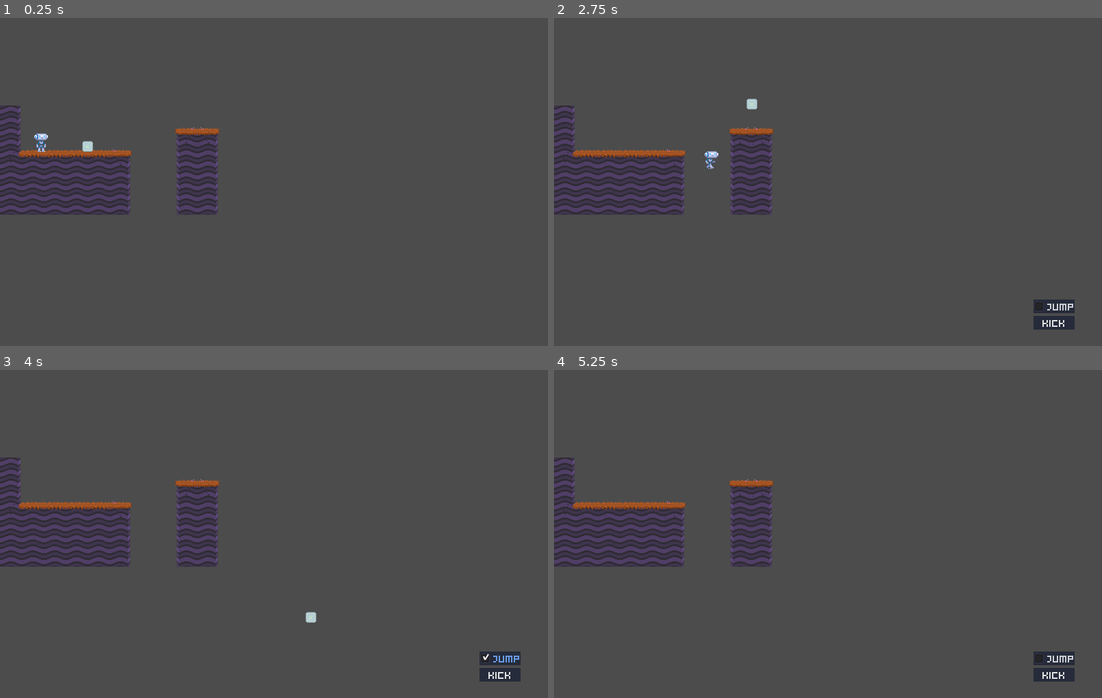
Above: before the commit, frames 1-4 (two rows, left to right).
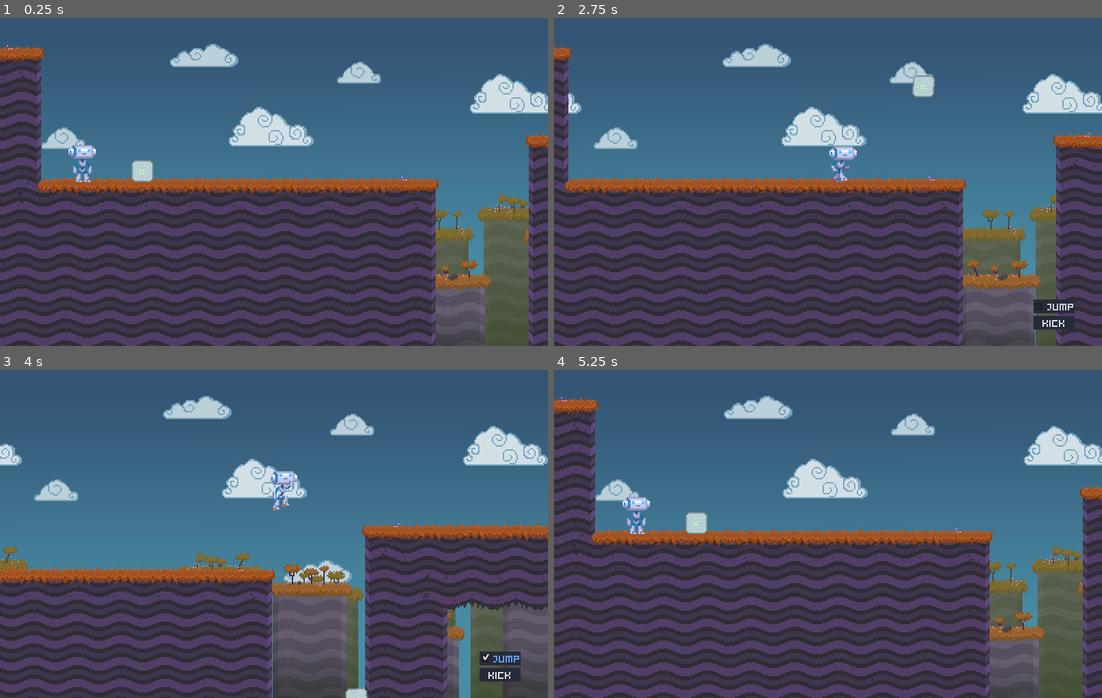
Above: after the commit, the same moments.

Repository: HexagonNico/Project-Wowie4
Game: Godot game, scene res://assets/main.tscn
The game is run twice, just before and just after one commit, with the same random seed, the same clock (stepped at 60 frames per second) and the same inputs. Before the commit the project starts from res://assets/test_scene.tscn. The engine's default icon, where the game draws it, is replaced by a stand-in: a white triangle on a blue panel in a dark square.
Inputs (mouse positions are in pixels of both pictures, inside the frame that each line leads up to):
- Up to frame 1 (0.25 s): no input
- Up to frame 2 (2.75 s): tap Enter at 0.5 s; move the mouse to (948, 165) at 0.52 s; click (948, 165) at 0.67 s; click "Jump" at 1.25 s; click "Kick" at 2 s
- Up to frame 3 (4 s): click "Jump" at 2.75 s; click "Kick" at 3.5 s
- Up to frame 4 (5.25 s): click "Jump" at 4.25 s; click "Kick" at 5 s

The runs differ from the first frame. In frame 1, 83% of the frame differs, in the area x 0-100%, y 0-100%; in frame 2, 84%; in frame 3, 85%; in frame 4, 84%.

Commit message:
Main scene

Diff:
--- /dev/null
+++ b/assets/main.gd
@@ -0,0 +1,51 @@
+extends Node
+
+
+# Hello AI can you tell me where I am
+# Cause I don't know what to think anymore
+# Am I in a jar or am I in space?
+# Is this the afterworld or am I alive?
+
+# I wanna hear a story from the other side,
+# a story we can understand
+# I wanna hear of giants in the wild,
+# drifting like grains of sand.
+
+# I'm a snail compared to you,
+# Go go Unicorn go!
+# What is this world, man I wish I knew
+# I'm not afraid of facing the end
+
+# Hello AI can you tell me where I am
+# Cause I don't know what to think anymore
+# Am I on a chip or in another universe?
+# Are we alone, or are you with us?
+
+# I wanna hear a story from the other side
+# I wanna know what's beyond the horizon
+
+# I'm a snail compared to you,
+# Go go Unicorn go!
+# What is this world, man I wish I knew
+# I'm not afraid of facing the end
+
+# I wanna hear a story from the other side
+# I wanna know what's beyond the horizon
+
+# I'm a snail compared to you,
+# Go go Unicorn go!
+# What is this world, man I wish I knew
+# I'm not afraid of facing the end
+
+
+export var title_screen_scene: PackedScene
+
+
+func _init():
+	OS.min_window_size = OS.window_size
+	OS.max_window_size = OS.get_screen_size()
+
+
+func _ready():
+	# warning-ignore:return_value_discarded
+	get_tree().change_scene_to(title_screen_scene)
--- /dev/null
+++ b/assets/main.tscn
@@ -0,0 +1,8 @@
+[gd_scene load_steps=3 format=2]
+
+[ext_resource path="res://assets/main.gd" type="Script" id=1]
+[ext_resource path="res://assets/tileset/level1.tscn" type="PackedScene" id=2]
+
+[node name="Main" type="Node"]
+script = ExtResource( 1 )
+title_screen_scene = ExtResource( 2 )
--- a/assets/test_scene.tscn
+++ /dev/null
@@ -1,21 +0,0 @@
-[gd_scene load_steps=4 format=2]
-
-[ext_resource path="res://assets/robot/robot.tscn" type="PackedScene" id=1]
-[ext_resource path="res://assets/bubble_wrap/bubble_wrap_ball.tscn" type="PackedScene" id=2]
-[ext_resource path="res://assets/tileset/tileset.tres" type="TileSet" id=3]
-
-[node name="TestScene" type="Node2D"]
-
-[node name="TileMap" type="TileMap" parent="."]
-tile_set = ExtResource( 3 )
-cell_size = Vector2( 32, 32 )
-collision_layer = 16
-collision_mask = 0
-format = 1
-tile_data = PoolIntArray( 262144, 3, 0, 327680, 3, 0, 327688, 536870913, 0, 327689, 1, 0, 393216, 7, 0, 393217, 0, 0, 393218, 0, 0, 393219, 0, 0, 393220, 0, 0, 393221, 1, 0, 393224, 536870915, 0, 393225, 3, 0, 458752, 2, 0, 458753, 2, 0, 458754, 2, 0, 458755, 2, 0, 458756, 2, 0, 458757, 3, 0, 458760, 536870915, 0, 458761, 3, 0, 524288, 2, 0, 524289, 2, 0, 524290, 2, 0, 524291, 2, 0, 524292, 2, 0, 524293, 3, 0, 524296, 536870915, 0, 524297, 3, 0 )
-
-[node name="Robot" parent="." instance=ExtResource( 1 )]
-position = Vector2( 64, 200 )
-
-[node name="BubbleWrapBall" parent="." instance=ExtResource( 2 )]
-position = Vector2( 128, 192 )
--- a/project.godot
+++ b/project.godot
@@ -11,7 +11,7 @@
 [application]
 
 config/name="Collaborate with AI"
-run/main_scene="res://assets/test_scene.tscn"
+run/main_scene="res://assets/main.tscn"
 config/icon="res://icon.png"
 
 [display]
